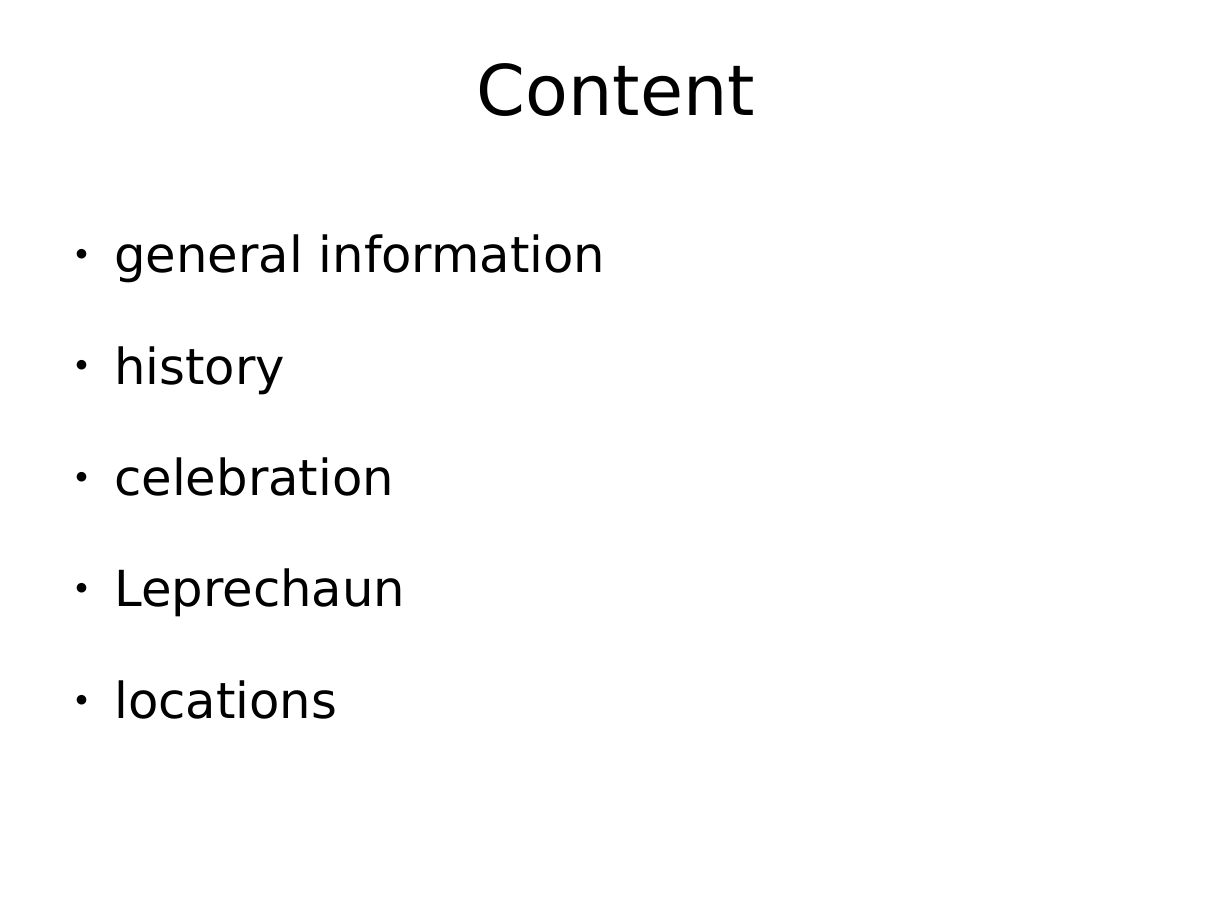
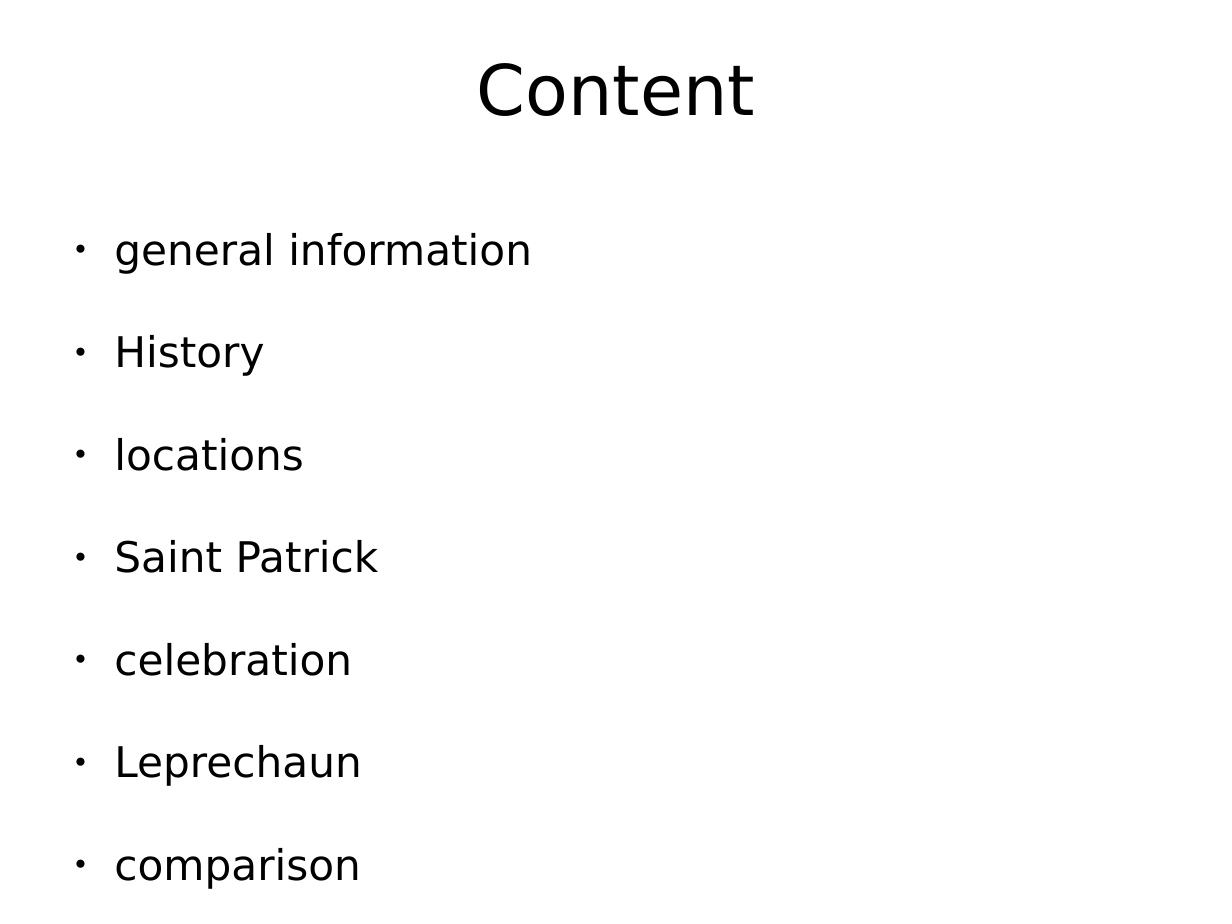
Before and after one commit to PraeluceantBoreus/eref, a slide deck: slide 2 of referat.odp. Drawn at 1232x924 pixels with LibreOffice and Linux fonts; fonts in the diff are those of the drawing; background and template pictures are left out. Boxes give left, top, right and bottom in pixels: in the first picture for what was removed or moved away, otherwise in the second. Text is boxed around its words. In the diff, an @@ line names an element or a change of style, - is before the commit and + after.

```diff
--- a/referat.odp
+++ b/referat.odp
@@ text at box(114, 233, 532, 786): size 32 to 27.2 pt in "general information", "celebration", "Leprechaun" @@
@@ text at box(114, 335, 379, 573): text changed; size 32 to 27.2 pt @@
-● history
+● History
+● locations
+● Saint Patrick
@@ text at box(114, 848, 360, 889): text changed; size 32 to 27.2 pt @@
-● locations
+● comparison
```
Also in this commit, not shown: 7 other slides changed, 4 slides added, 1 other file.
